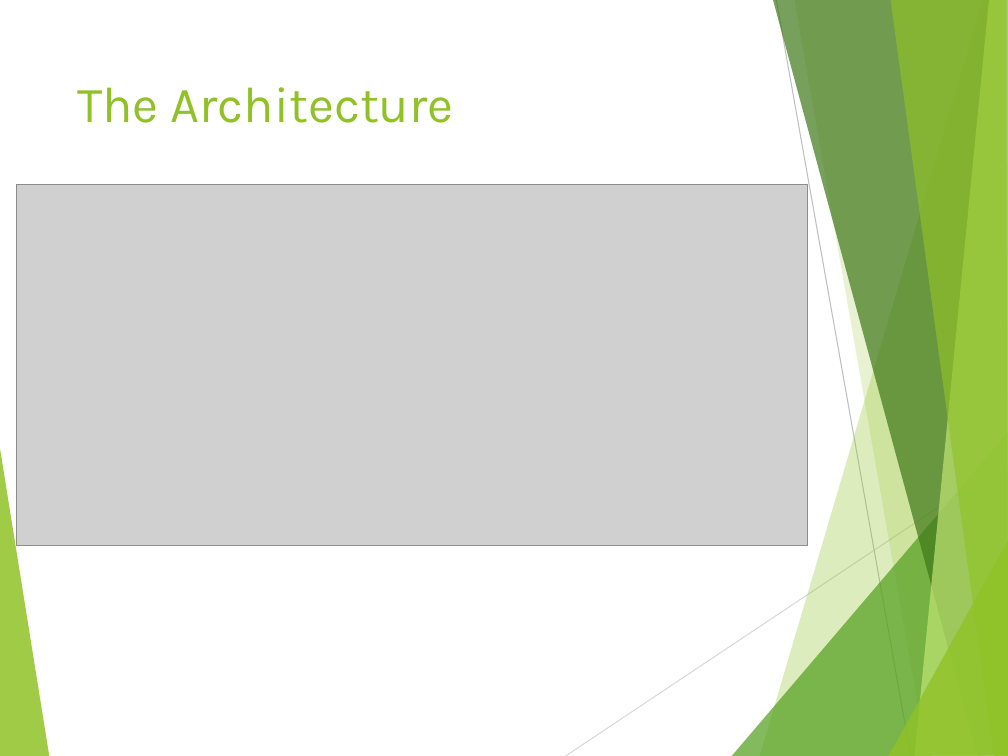
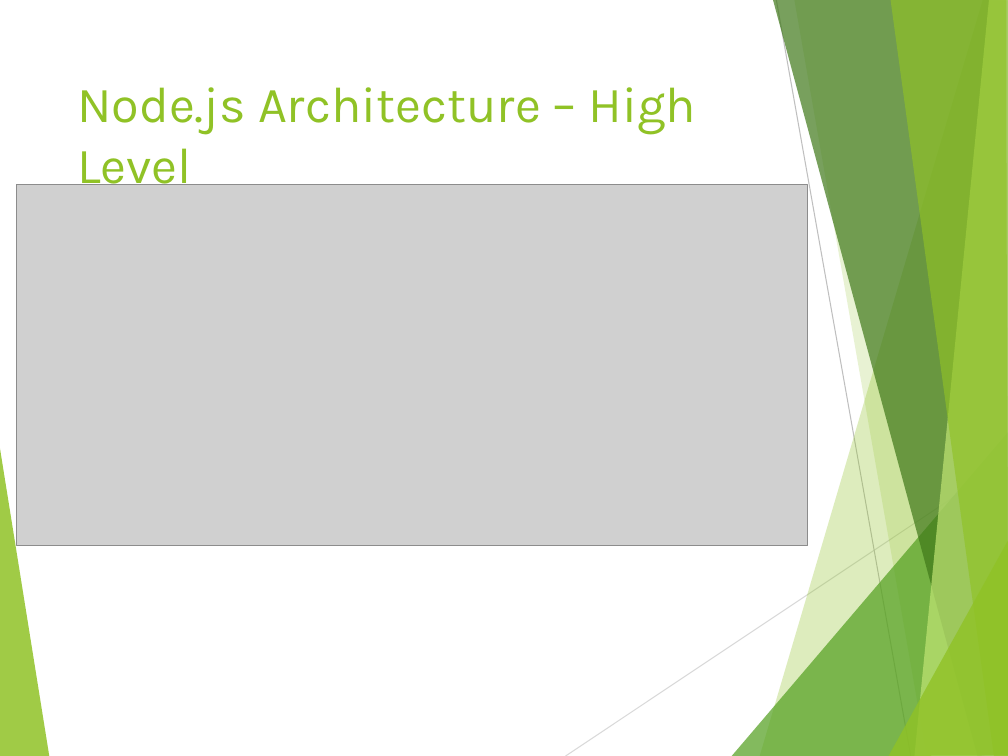
Before and after one commit to tamarstern/MyNodeJSCourse, a slide deck: slide 13 of day1/event_loop_deep_dive/event_loop_deep_dive.pptx (slide 12 before the commit). Drawn at 1008x756 pixels with LibreOffice and Linux fonts; fonts in the diff are those of the drawing; grey boxes stand for pictures. Boxes give left, top, right and bottom in pixels: in the first picture for what was removed or moved away, otherwise in the second. Text is boxed around its words. In the diff, an @@ line names an element or a change of style, - is before the commit and + after.

```diff
--- a/day1/event_loop_deep_dive/event_loop_deep_dive.pptx
+++ b/day1/event_loop_deep_dive/event_loop_deep_dive.pptx
@@ title at [77, 87, 697, 195]: text changed @@
-The Architecture
+Node.js Architecture – High Level
```
Also in this commit, not shown: 5 other slides changed, 4 slides added, 3 other files.
